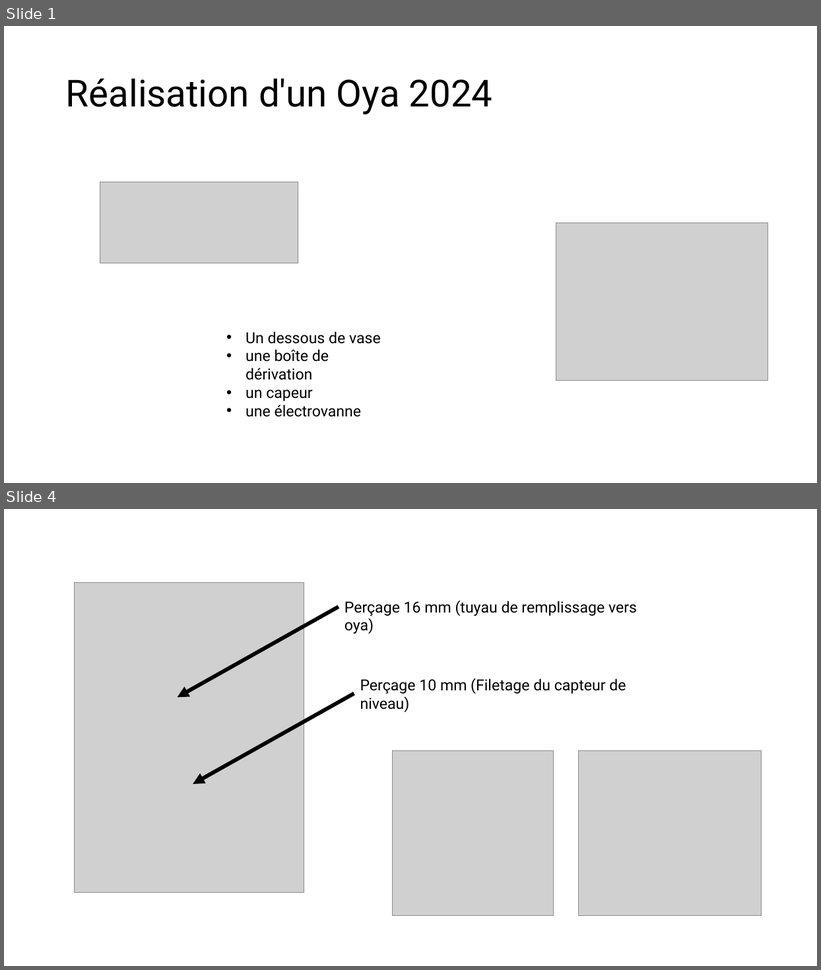
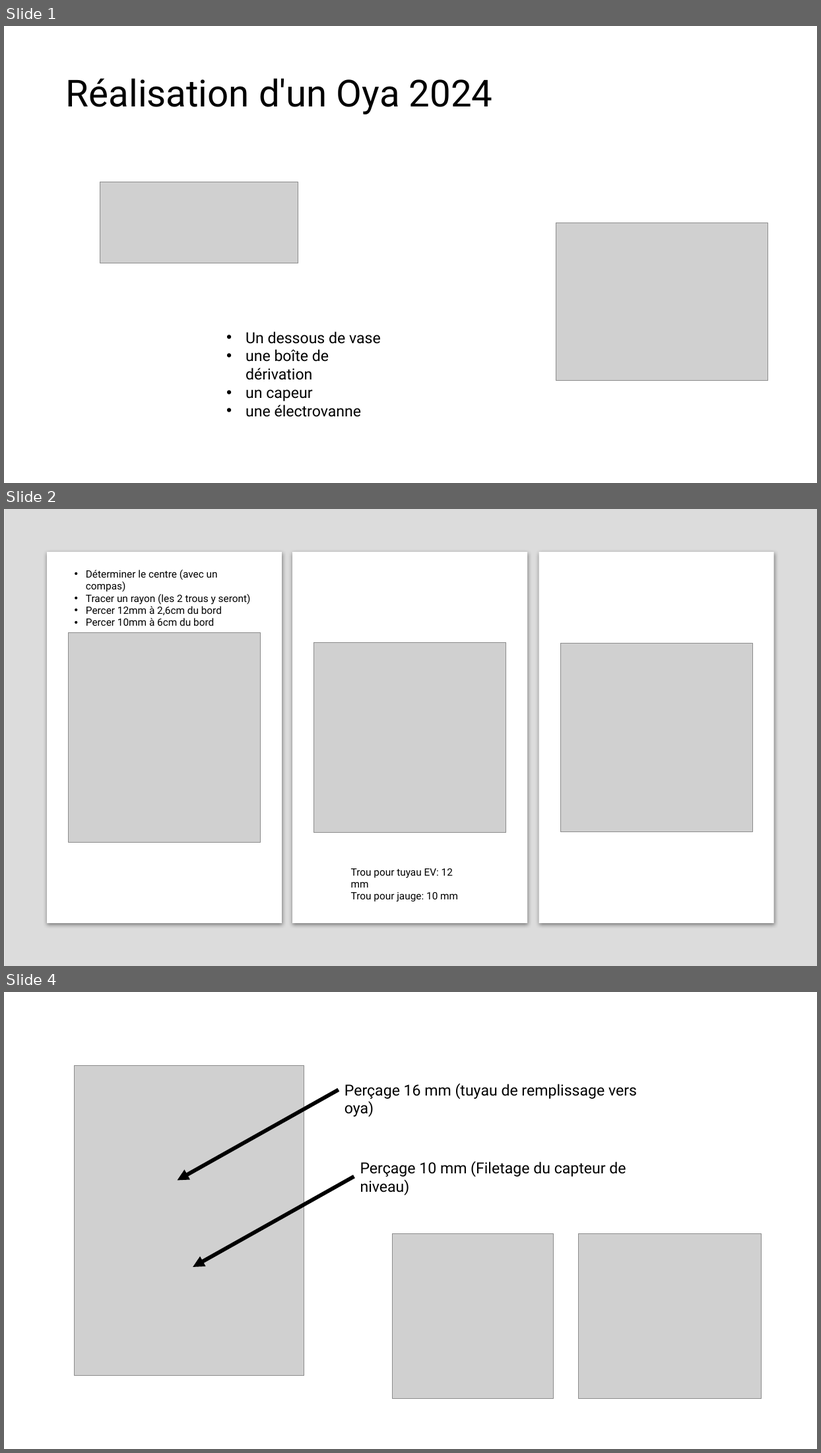
Before and after one commit to bpmine/modules_uino, a slide deck: jarduino2/jard_485_slave/fabrication/modele_2024/howto.pptx. Shown one above the other, each under a label of ours: slides 1 and 4 before the commit, slides 1, 2 and 4 after it; the slides between them are not shown. The pictures are 821x970 and 821x1453 pixels, drawn with LibreOffice and Linux fonts; fonts in the diff are those of the drawing; grey boxes stand for pictures. Boxes give left, top, right and bottom in pixels: in the first picture for what was removed or moved away, otherwise in the second. Text is boxed around its words. In the diff, an @@ line names an element or a change of style, - is before the commit and + after.

```diff
--- a/jarduino2/jard_485_slave/fabrication/modele_2024/howto.pptx
+++ b/jarduino2/jard_485_slave/fabrication/modele_2024/howto.pptx
@@ slide 2 added at [4, 509, 817, 966], background #FFFFFF @@
@@ rectangle added at [4, 509, 817, 966], fill #D9D9D9 at 90% opacity @@
@@ rectangle added at [47, 552, 282, 923], fill #FFFFFF @@
@@ rectangle added at [292, 552, 527, 923], fill #FFFFFF @@
@@ rectangle added at [539, 552, 774, 923], fill #FFFFFF @@
@@ text added at [86, 570, 251, 626], 12 pt, text #000000 @@
+• Déterminer le centre (avec un compas)
+• Tracer un rayon (les 2 trous y seront)
+• Percer 12mm à 2,6cm du bord
+• Percer 10mm à 6cm du bord
@@ picture added at [69, 633, 261, 843] @@
@@ picture added at [314, 642, 506, 833] @@
@@ picture added at [561, 643, 753, 832] @@
@@ text added at [351, 869, 458, 902], 12 pt, text #000000 @@
+Trou pour tuyau EV: 12 mm
+Trou pour jauge: 10 mm
```
Also in this commit, not shown: 1 slide changed, 1 other slide added, 1 slide removed, 32 other files.
